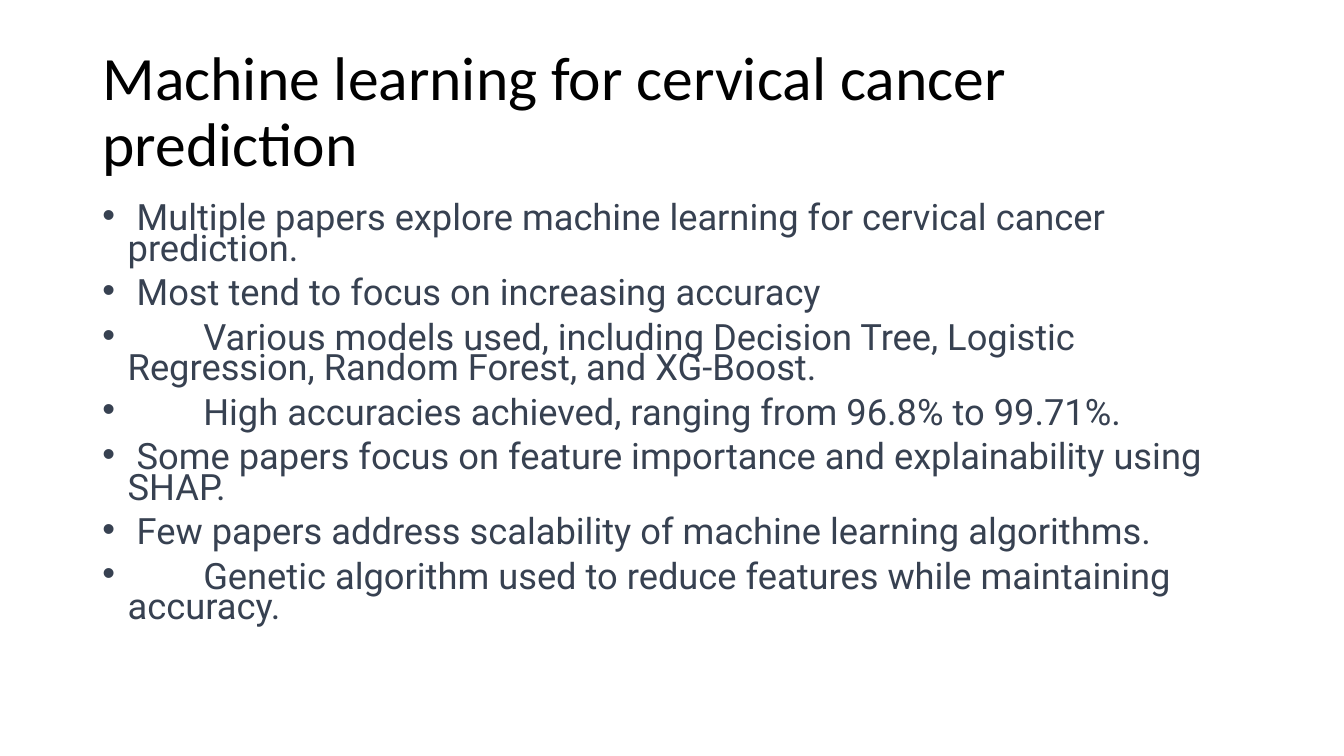
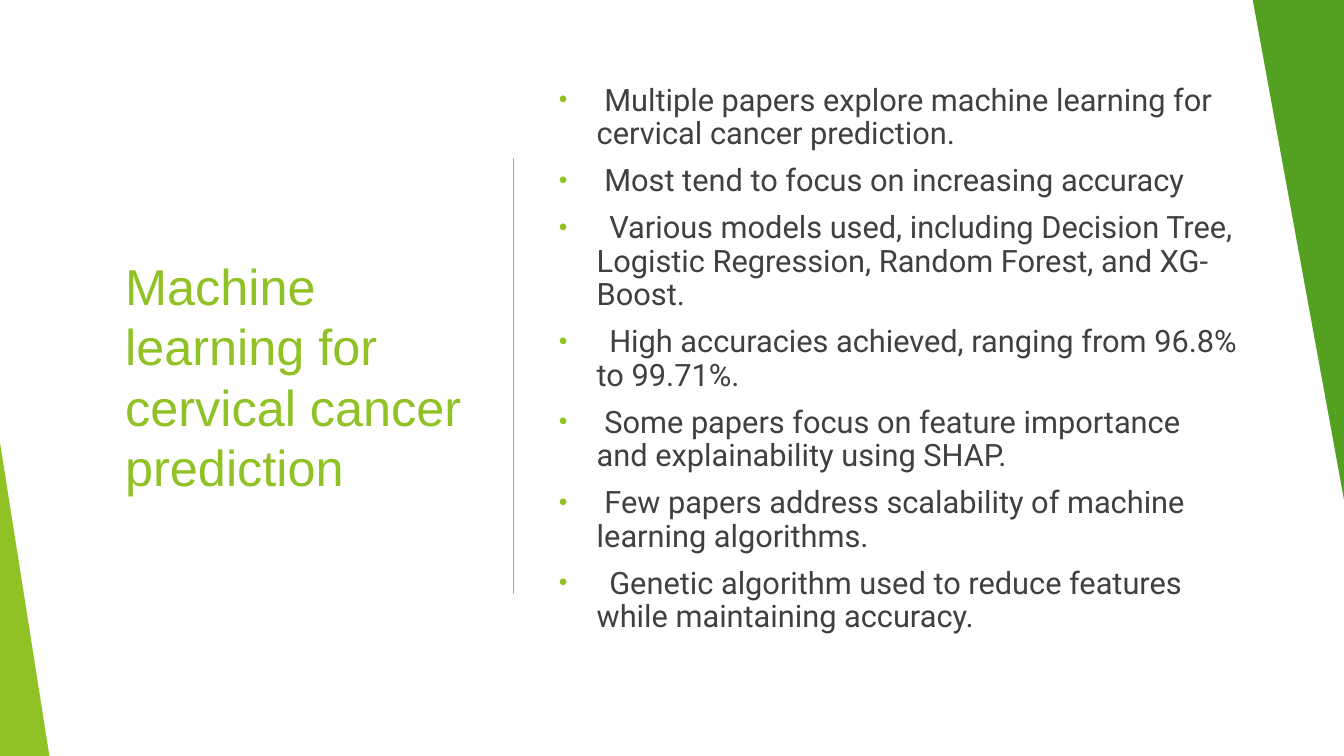
Before and after one commit to nhatthuan97/Qualifying_Final, a slide deck: slide 4 of Presentation.pptx. Drawn at 1344x756 pixels with LibreOffice and Linux fonts; fonts in the diff are those of the drawing. Boxes give left, top, right and bottom in pixels: in the first picture for what was removed or moved away, otherwise in the second. Text is boxed around its words. In the diff, an @@ line names an element or a change of style, - is before the commit and + after.

```diff
--- a/Presentation.pptx
+++ b/Presentation.pptx
@@ rectangle added at bbox=[0, 0, 1344, 756], fill #FFFFFF @@
@@ triangle added at bbox=[1253, 0, 1344, 509], fill #54A021 @@
@@ text "Multiple papers explore machine learning ...": place and size @@
-text "Multiple papers explore machine learning ..." at bbox=[128, 202, 1202, 627]
+text "Multiple papers explore machine learning ..." at bbox=[597, 116, 1236, 634]
@@ text "Multiple papers explore machine learning ..." at bbox=[597, 116, 1236, 634]: size 25.9 to 22 pt, text colour #374151 to #404040; indent changed; line spacing 0.7 to 0.9; vertical alignment top to middle @@
@@ title "Machine learning for cervical cancer ...": place and size @@
-title "Machine learning for cervical cancer ..." at bbox=[102, 57, 1005, 176]
+title "Machine learning for cervical cancer ..." at bbox=[125, 268, 461, 496]
@@ title "Machine learning for cervical cancer ..." at bbox=[125, 268, 461, 496]: size 44 to 36 pt, font Calibri to Arial, text colour #000000 to #90C226; line spacing 0.9 to 1 @@
@@ line added from (513, 159) to (513, 593), #90C226 1 pt @@
@@ group added at bbox=[0, 0, 1344, 756]: 5 freeform shapes, 3 triangles, 2 lines @@
@@ triangle added at bbox=[0, 443, 49, 756], fill #90C226 @@
```
Also in this commit, not shown: 42 other slides changed, 1 slide added.
